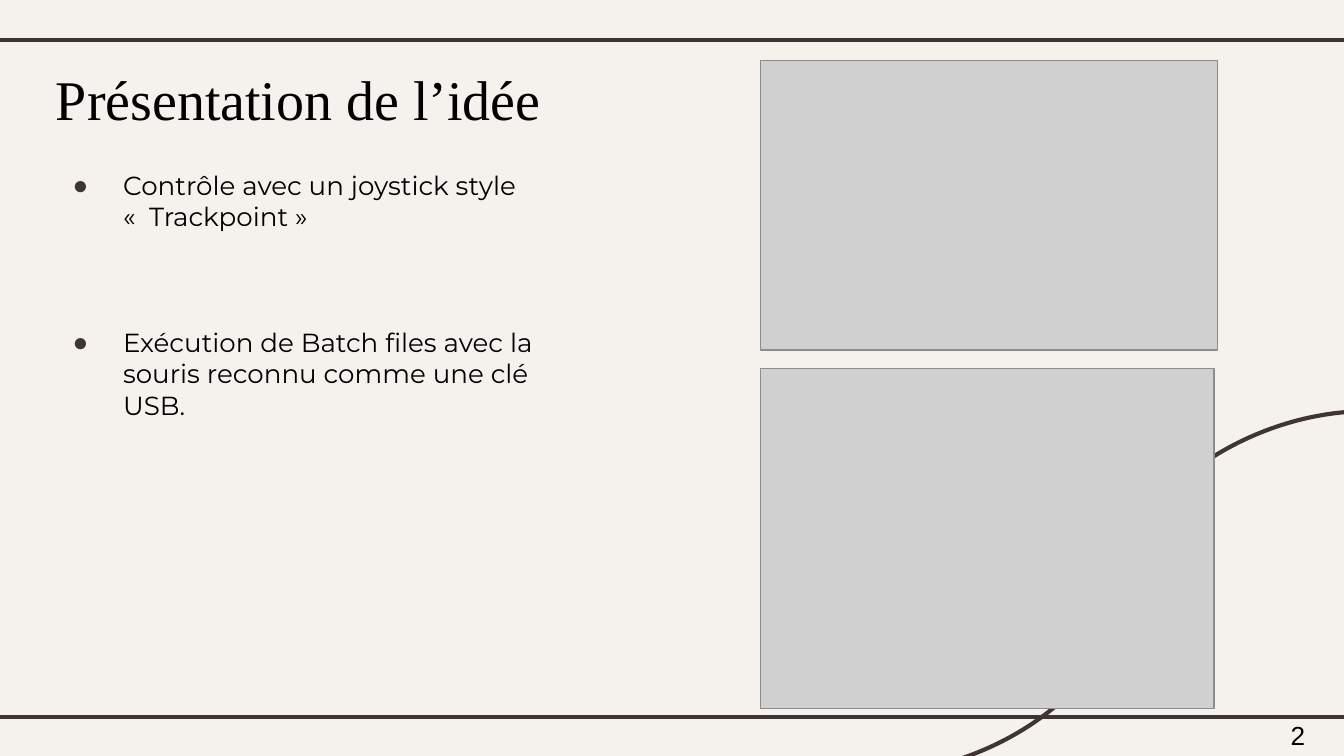
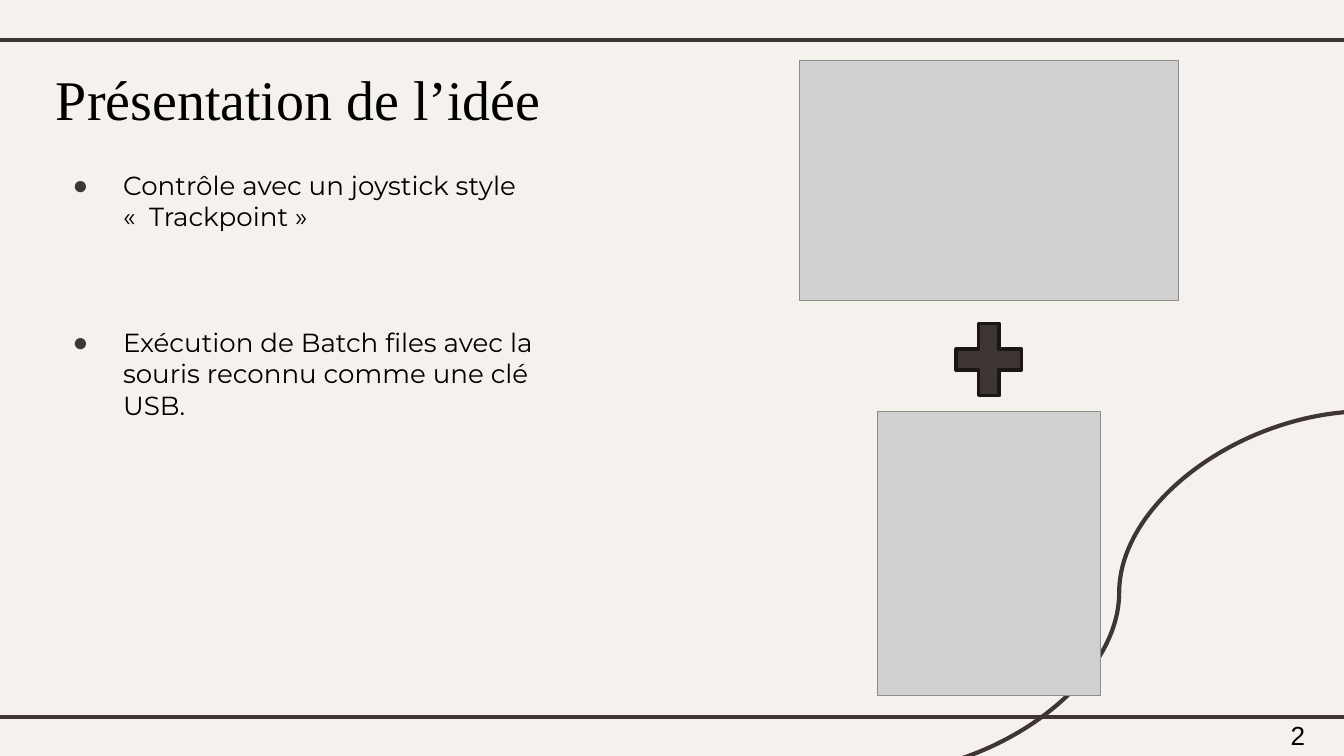
Before and after one commit to Jabooby/CCI_UdeS, a slide deck: slide 2 of Competition/Summer_2024/Presentation/CCI_Presentation_equipe3.pptx. Drawn at 1344x756 pixels with LibreOffice and Linux fonts; fonts in the diff are those of the drawing; grey boxes stand for pictures. Boxes give left, top, right and bottom in pixels: in the first picture for what was removed or moved away, otherwise in the second. Text is boxed around its words. In the diff, an @@ line names an element or a change of style, - is before the commit and + after.

```diff
--- a/Competition/Summer_2024/Presentation/CCI_Presentation_equipe3.pptx
+++ b/Competition/Summer_2024/Presentation/CCI_Presentation_equipe3.pptx
@@ picture: place and size @@
-picture at (761, 60, 1218, 349)
+picture at (800, 60, 1179, 301)
@@ plus sign added at (945, 310, 1034, 409), fill #3F3533, outline #1C1716 2 pt @@
@@ picture: place and size @@
-picture at (761, 368, 1214, 708)
+picture at (878, 411, 1101, 695)
```
Also in this commit, not shown: 5 other slides changed.
